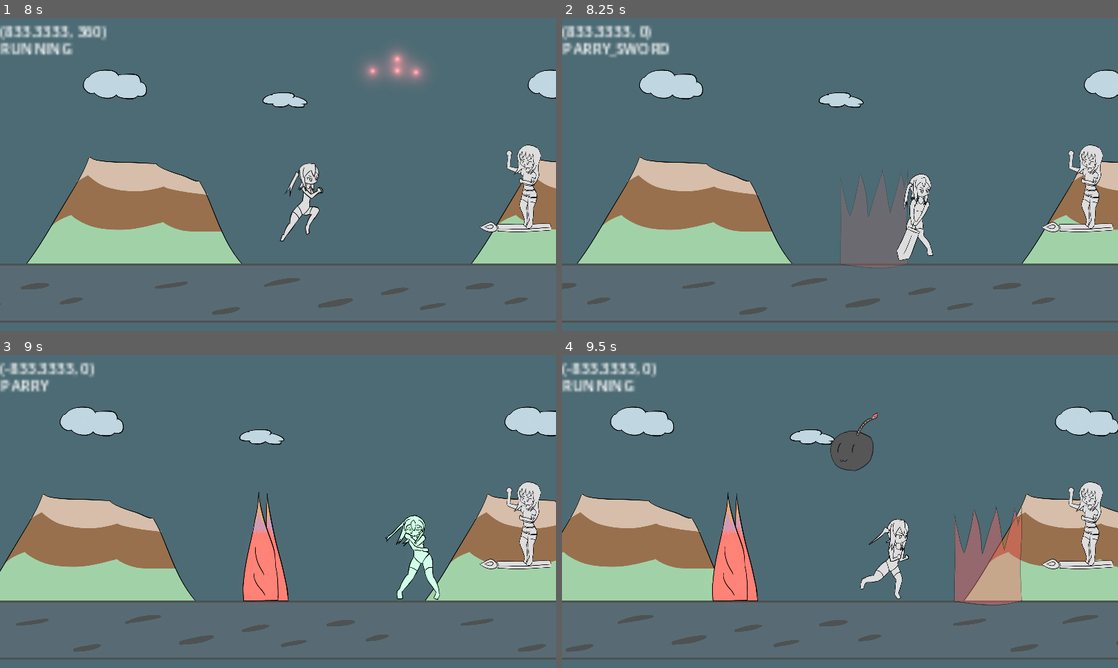
Above: before the commit, frames 1-4 (two rows, left to right).
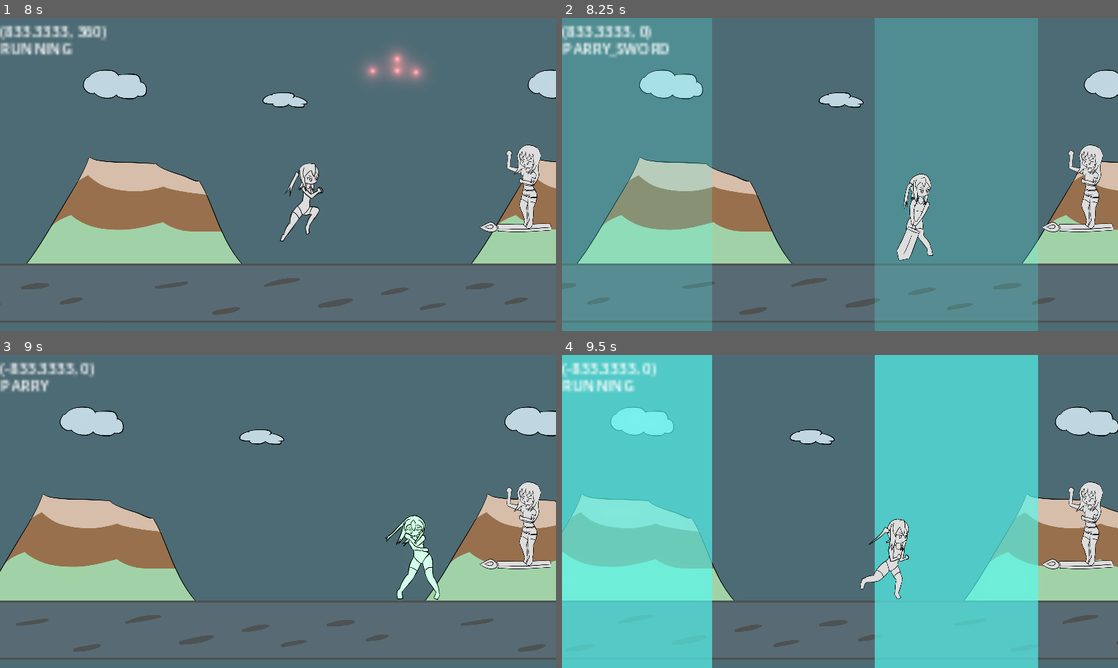
Above: after the commit, the same moments.

Repository: BeatMil/Animurun
Game: Godot game, scene res://scenes/main_menu.tscn
Two runs of this game, one before a commit and one after it. Both use one fixed random seed, a clock stepped at 60 frames per second and the inputs below.
Inputs:
- Up to frame 1 (8 s): click "Start" at 0.5 s; hold D (move_right) 1.28-2.78 s; tap Space (jump) at 1.35, 1.52, 1.82, 2.27, 2.3, 2.57, 3.05, 3.77, 3.8, 4.07, 4.35, 4.52, 4.82, 5.27, 5.3, 5.57, 6.05, 6.77, 6.8, 7.07, 7.35, 7.52, 7.82 s; tap L (attack) at 2.1, 5.1 s; hold J (block) 2.78-3.53 s; hold A (move_left) 2.78-5.03 s; tap K (dodge) at 3.6, 6.6 s; hold D (move_right) from 5.03 s (still down); hold J (block) 5.78-6.53 s
- Up to frame 2 (8.25 s): keep holding D (move_right); tap L (attack) at 8.1 s
- Up to frame 3 (9 s): tap Space (jump) at 8.27, 8.3, 8.57 s; release D (move_right) at 8.78 s; hold A (move_left) from 8.78 s (still down); hold J (block) from 8.78 s (still down)
- Up to frame 4 (9.5 s): keep holding A (move_left); keep holding J (block); tap Space (jump) at 9.05 s

Frame 1 is identical in both runs. In frame 2, 53% of the frame differs, in the area x 0-86%, y 0-100%; in frame 3, 1.7%; in frame 4, 58%.

Commit message:
Add waterfall attack

Diff:
--- /dev/null
+++ b/nodes/waterfall.tscn
@@ -0,0 +1,116 @@
+[gd_scene load_steps=8 format=3 uid="uid://drhtm78bhr06e"]
+
+[ext_resource type="Script" path="res://scripts/waterfall.gd" id="1_60gck"]
+[ext_resource type="AudioStream" uid="uid://0ns5ho0vuynk" path="res://media/sfx/charge01.wav" id="2_n7y2t"]
+[ext_resource type="AudioStream" uid="uid://dw57ybqfn6ruf" path="res://media/sfx/waterfall.wav" id="3_oq4eo"]
+
+[sub_resource type="RectangleShape2D" id="RectangleShape2D_enqlx"]
+size = Vector2(704, 1280)
+
+[sub_resource type="Animation" id="Animation_tn3q0"]
+length = 0.001
+tracks/0/type = "value"
+tracks/0/imported = false
+tracks/0/enabled = true
+tracks/0/path = NodePath("CollisionShape2D/Polygon2D:self_modulate")
+tracks/0/interp = 1
+tracks/0/loop_wrap = true
+tracks/0/keys = {
+"times": PackedFloat32Array(0),
+"transitions": PackedFloat32Array(1),
+"update": 0,
+"values": [Color(1, 1, 1, 0)]
+}
+tracks/1/type = "value"
+tracks/1/imported = false
+tracks/1/enabled = true
+tracks/1/path = NodePath(".:monitoring")
+tracks/1/interp = 1
+tracks/1/loop_wrap = true
+tracks/1/keys = {
+"times": PackedFloat32Array(0),
+"transitions": PackedFloat32Array(1),
+"update": 1,
+"values": [false]
+}
+
+[sub_resource type="Animation" id="Animation_snq7n"]
+resource_name = "waterfall"
+length = 3.0
+tracks/0/type = "value"
+tracks/0/imported = false
+tracks/0/enabled = true
+tracks/0/path = NodePath("CollisionShape2D/Polygon2D:self_modulate")
+tracks/0/interp = 1
+tracks/0/loop_wrap = true
+tracks/0/keys = {
+"times": PackedFloat32Array(0, 0.2, 0.4, 1.3, 1.4, 3),
+"transitions": PackedFloat32Array(1, 1, 1, 1, 1, 1),
+"update": 0,
+"values": [Color(1, 1, 1, 0), Color(1, 1, 1, 0.415686), Color(1, 1, 1, 0), Color(1, 1, 1, 0), Color(1, 1, 1, 1), Color(1, 1, 1, 0)]
+}
+tracks/1/type = "value"
+tracks/1/imported = false
+tracks/1/enabled = true
+tracks/1/path = NodePath(".:monitoring")
+tracks/1/interp = 1
+tracks/1/loop_wrap = true
+tracks/1/keys = {
+"times": PackedFloat32Array(0, 1.4, 2.3),
+"transitions": PackedFloat32Array(1, 1, 1),
+"update": 1,
+"values": [false, true, false]
+}
+tracks/2/type = "audio"
+tracks/2/imported = false
+tracks/2/enabled = true
+tracks/2/path = NodePath("AnimationPlayer/AudioStreamPlayer")
+tracks/2/interp = 1
+tracks/2/loop_wrap = true
+tracks/2/keys = {
+"clips": [{
+"end_offset": 0.0,
+"start_offset": 0.0,
+"stream": ExtResource("2_n7y2t")
+}, {
+"end_offset": 0.0,
+"start_offset": 0.0,
+"stream": ExtResource("3_oq4eo")
+}],
+"times": PackedFloat32Array(0, 1.4)
+}
+tracks/2/use_blend = true
+
+[sub_resource type="AnimationLibrary" id="AnimationLibrary_pre22"]
+_data = {
+"RESET": SubResource("Animation_tn3q0"),
+"waterfall": SubResource("Animation_snq7n")
+}
+
+[node name="WaterFall" type="Area2D"]
+collision_layer = 0
+collision_mask = 2
+monitoring = false
+script = ExtResource("1_60gck")
+
+[node name="CollisionShape2D" type="CollisionShape2D" parent="."]
+shape = SubResource("RectangleShape2D_enqlx")
+
+[node name="Polygon2D" type="Polygon2D" parent="CollisionShape2D"]
+self_modulate = Color(1, 1, 1, 0)
+position = Vector2(-27.8585, -11.8481)
+scale = Vector2(0.819367, 1.48101)
+color = Color(0.329412, 0.976471, 0.945098, 1)
+polygon = PackedVector2Array(-395.6, -624, 463.6, -624, 463.6, 640, -395.6, 640)
+
+[node name="AnimationPlayer" type="AnimationPlayer" parent="."]
+autoplay = "waterfall"
+libraries = {
+"": SubResource("AnimationLibrary_pre22")
+}
+
+[node name="AudioStreamPlayer" type="AudioStreamPlayer" parent="AnimationPlayer"]
+bus = &"smolBus"
+
+[connection signal="body_entered" from="." to="." method="_on_body_entered"]
+[connection signal="animation_finished" from="AnimationPlayer" to="." method="_on_animation_player_animation_finished"]
--- a/scenes/forest.tscn
+++ b/scenes/forest.tscn
@@ -1988,6 +1988,15 @@
 [node name="TankSpawnPos3" type="Marker2D" parent="Markers"]
 position = Vector2(2529, -184)
 
+[node name="WaterFall1" type="Marker2D" parent="Markers"]
+position = Vector2(56, 362)
+
+[node name="WaterFall2" type="Marker2D" parent="Markers"]
+position = Vector2(759, 362)
+
+[node name="WaterFall3" type="Marker2D" parent="Markers"]
+position = Vector2(1463, 362)
+
 [node name="SpawnTimer" type="Timer" parent="."]
 wait_time = 0.5
 
--- a/scripts/forest.gd
+++ b/scripts/forest.gd
@@ -17,6 +17,7 @@
 var BOMBY = preload("res://nodes/bomby.tscn")
 var SPIKE = preload("res://nodes/spike.tscn")
 var TANK = preload("res://nodes/tank_bomb.tscn")
+var WATERFALL = preload("res://nodes/waterfall.tscn")
 
 
 # Configs
@@ -34,7 +35,8 @@
 var phase_one_enemy_order: Array = [spawn_parry_dodge_chain, spawn_two_slime, spawn_spike]
 var phase_two_enemy_order: Array = [spawn_tank_left_side_spike, spawn_triple_slime, spawn_triple_slime_fake, spawn_spike_storm]
 # var phase_two_enemy_order: Array = [spawn_tank_left_side_spike]
-var phase_three_enemy_order: Array = [spawn_spike_slime_jump_parry]
+# var phase_three_enemy_order: Array = [spawn_spike_slime_jump_parry]
+var phase_three_enemy_order: Array = [spawn_waterfall]
 
 
 # Reference
@@ -363,6 +365,28 @@
 	slime2.throw_slime(Vector2(-3000, -1200))
 
 
+func spawn_waterfall() -> void:
+	var pos_list = [$"Markers/WaterFall1".position, $"Markers/WaterFall2".position, $"Markers/WaterFall3".position]
+
+	var waterfall1 = WATERFALL.instantiate()
+	waterfall1.position = pos_list.pick_random()
+	pos_list.erase(waterfall1.position)
+
+	var waterfall2 = WATERFALL.instantiate()
+	waterfall2.position = pos_list.pick_random()
+
+	var slime = SLIME.instantiate()
+	slime.position = $"Markers/EnemySpawnPos2".position
+	slime.connect("ded", spawner)
+
+	add_child(waterfall1)
+	add_child(waterfall2)
+
+	await get_tree().create_timer(2, false).timeout
+	add_child(slime)
+	slime.throw_slime(Vector2(-3000, -1200))
+
+
 func spawn_boom_slime_hand() -> void:
 	var slime = SLIME.instantiate()
 	slime.is_boom_slime = true
--- /dev/null
+++ b/scripts/waterfall.gd
@@ -0,0 +1,17 @@
+extends Area2D
+
+
+# Signals
+signal ded
+
+
+
+func _on_animation_player_animation_finished(anim_name):
+	if anim_name == "waterfall":
+		emit_signal("ded")
+		queue_free()
+
+
+func _on_body_entered(body):
+	if body.is_in_group("chiichan"):
+		body.push(Vector2(-2000, -100))
Not shown, added: media/sfx/waterfall.wav
